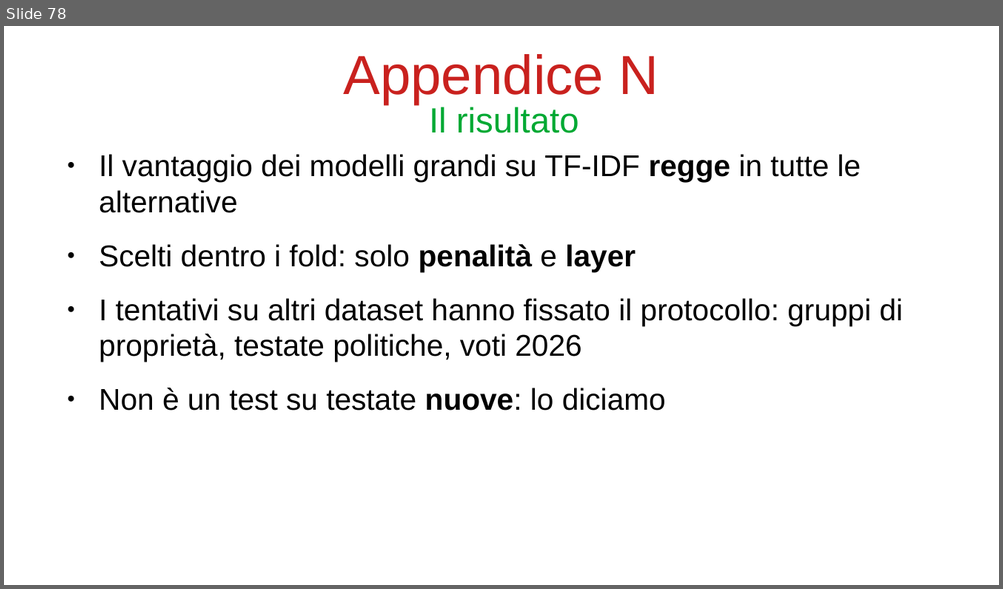
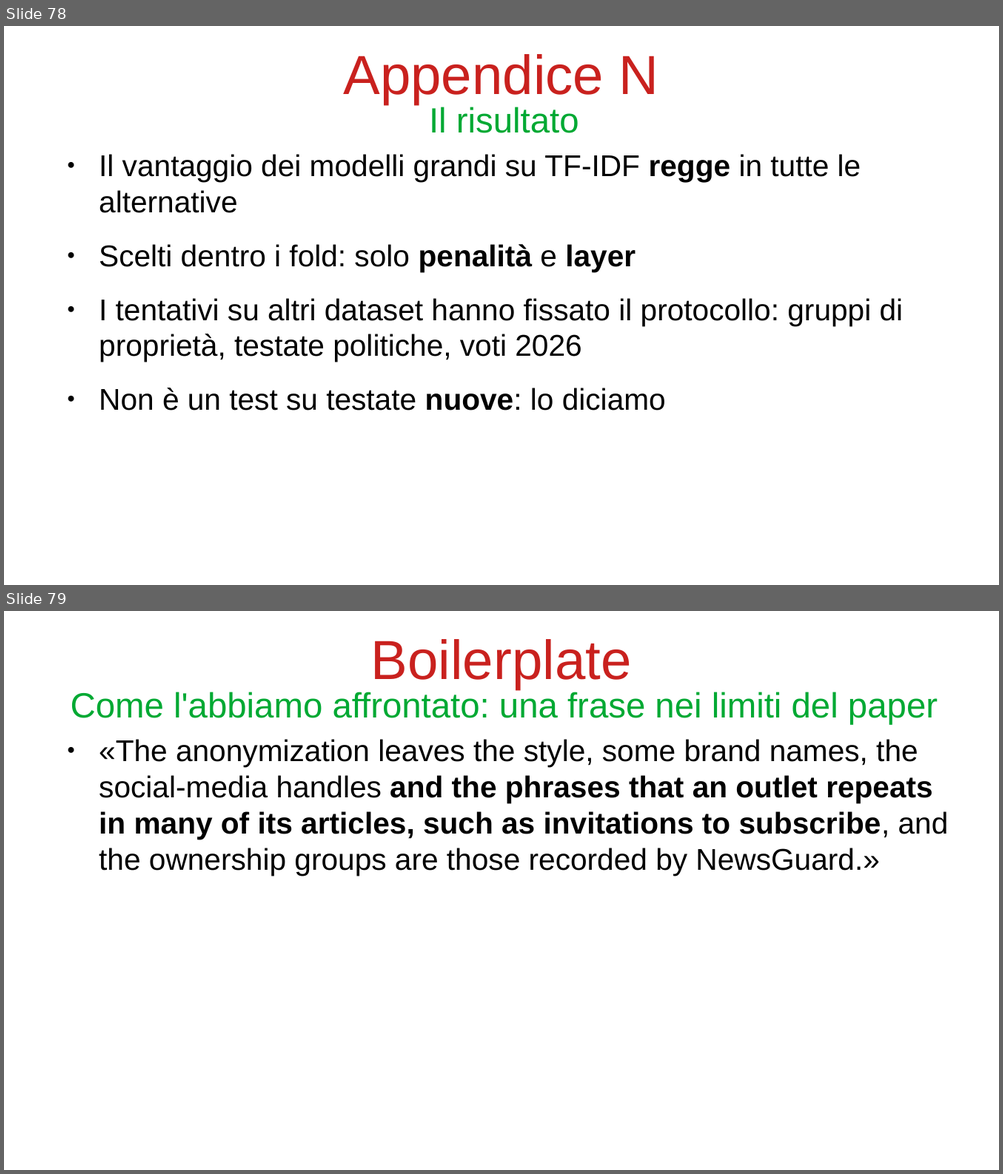
Before and after one commit to bianchi-john/PublisherClassification, a slide deck: Presentazioni/Paper rivista/PaperRivista.odp. Shown one above the other, each under a label of ours: slide 78 before the commit, slides 78 and 79 after it. The pictures are 1003x589 and 1003x1174 pixels, drawn with LibreOffice and Linux fonts; fonts in the diff are those of the drawing. Boxes give left, top, right and bottom in pixels: in the first picture for what was removed or moved away, otherwise in the second. Text is boxed around its words. In the diff, an @@ line names an element or a change of style, - is before the commit and + after.

```diff
--- a/Presentazioni/Paper rivista/PaperRivista.odp
+++ b/Presentazioni/Paper rivista/PaperRivista.odp
@@ slide 79 added at [4, 611, 999, 1170], background #FFFFFF @@
@@ title added at [371, 639, 632, 689], 44 pt, text #C9211E @@
+Boilerplate
@@ title added at [71, 690, 937, 725], 28 pt, text #00A933 @@
+Come l'abbiamo affrontato: una frase nei limiti del paper
@@ text added at [99, 739, 948, 875], 24 pt, text #000000 @@
+● «The anonymization leaves the style, some brand names, the social-media handles and the phrases that an outlet repeats in many of its articles, such as invitations to subscribe, and the ownership groups are those recorded by NewsGuard.»
```
Also in this commit, not shown: 3 other files.
